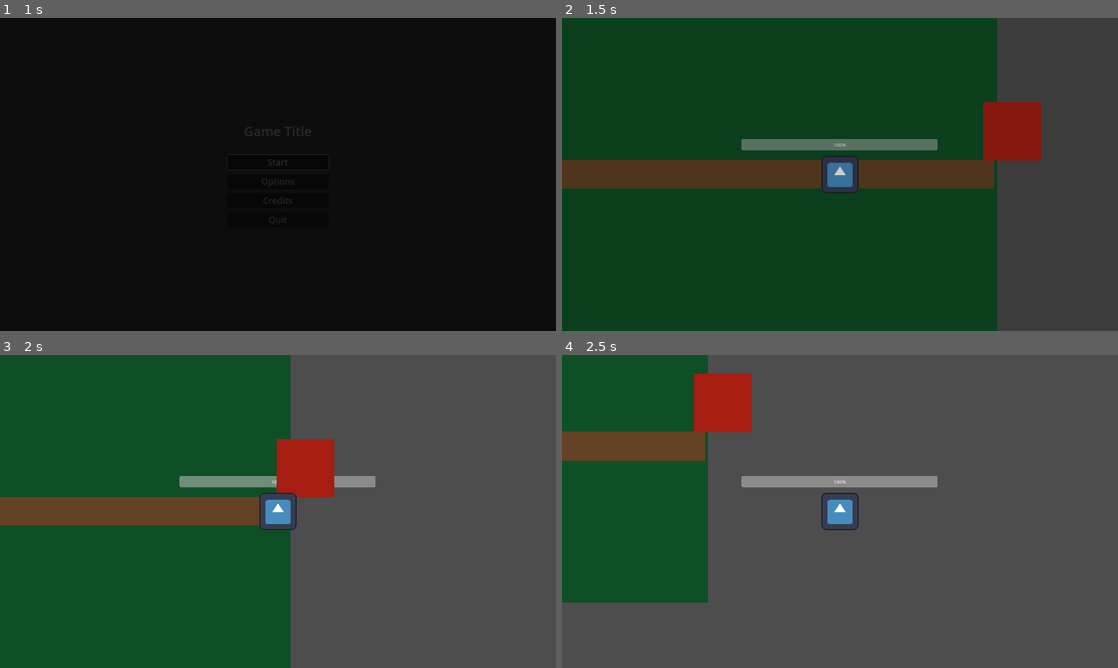
Above: before the commit, frames 1-4 (two rows, left to right).
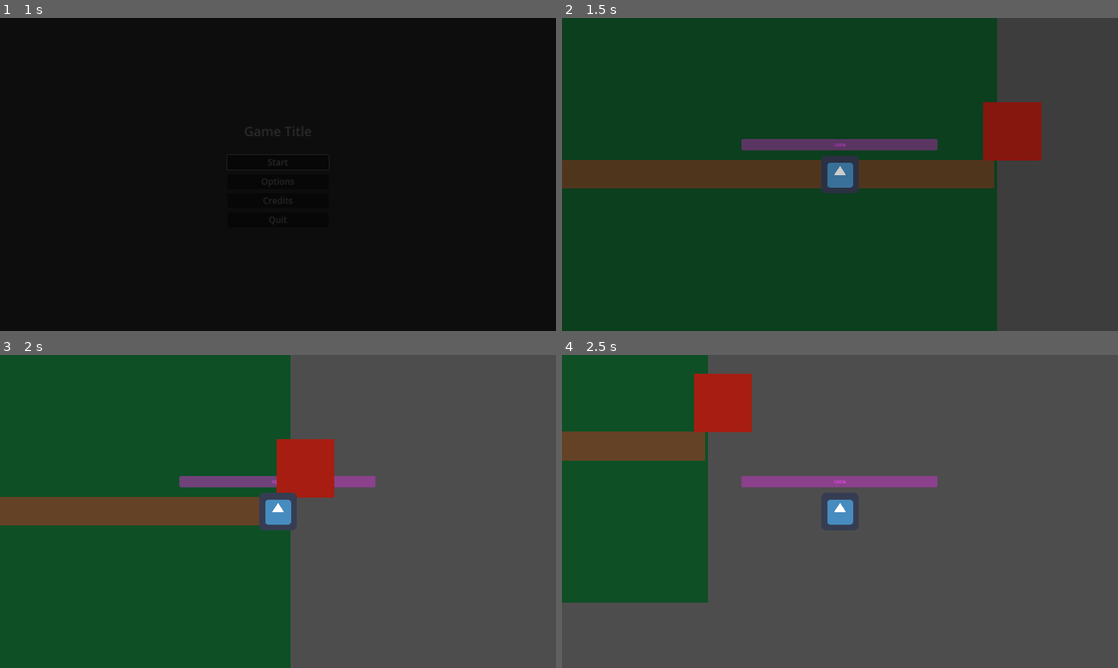
Above: after the commit, the same moments.

Repository: hsandt/ld53
Game: Godot game, scene res://scenes/main_menu_scene.tscn
Same seed, same stepped clock (60 frames per second), same inputs: the game is played once before the commit and once after it. The engine's default icon, where the game draws it, is replaced by a stand-in: a white triangle on a blue panel in a dark square.
Inputs (mouse positions are in pixels of both pictures, inside the frame that each line leads up to):
- Up to frame 1 (1 s): click "Start" at 0.5 s
- Up to frame 2 (1.5 s): tap Enter (ui_accept) at 1.25 s; move the mouse to (962, 158) at 1.27 s; hold Right (ui_right) from 1.28 s (still down); click (962, 158) at 1.42 s
- Up to frame 3 (2 s): keep holding Right (ui_right); tap Enter (ui_accept) at 1.52 s
- Up to frame 4 (2.5 s): move the mouse to (728, 527) at 2.02 s; release Right (ui_right) at 2.03 s; hold S (down) from 2.03 s (still down); tap Enter (ui_accept) at 2.27 s

Frame 1 is identical in both runs. In frame 2, 1.4% of the frame differs, in the area x 32-68%, y 38-56%; in frame 3, 1.0%; in frame 4, 1.4%.

Commit message:
[Player Character] Brighten using imported shader custom_sprite_shader.gdshader
Also changed sprite to animated sprite so it works with new script AnimatedSprite2DBrightnessController.gd

hurt_brightness can be tuned on Player Character prefab. Flash duration is still decided by Flash Timer.

Kept old flash polygon, but marked as OLD.

Diff:
--- /dev/null
+++ b/animations/player_character_sprite_frames.tres
@@ -0,0 +1,18 @@
+[gd_resource type="SpriteFrames" load_steps=3 format=3 uid="uid://bdq8so2kor0sb"]
+
+[ext_resource type="Texture2D" uid="uid://ugr2c5p0f0xg" path="res://icon_128x128.png" id="1_mjj2n"]
+
+[sub_resource type="AtlasTexture" id="AtlasTexture_vhkyo"]
+atlas = ExtResource("1_mjj2n")
+region = Rect2(0, 0, 128, 128)
+
+[resource]
+animations = [{
+"frames": [{
+"duration": 1.0,
+"texture": SubResource("AtlasTexture_vhkyo")
+}],
+"loop": true,
+"name": &"default",
+"speed": 5.0
+}]
--- /dev/null
+++ b/materials/custom_sprite_shader_material.tres
@@ -0,0 +1,9 @@
+[gd_resource type="ShaderMaterial" load_steps=2 format=3 uid="uid://r5m0e65nite5"]
+
+[ext_resource type="Shader" path="res://shaders/custom_sprite_shader.gdshader" id="1_fuwoe"]
+
+[resource]
+resource_local_to_scene = true
+shader = ExtResource("1_fuwoe")
+shader_parameter/brightness = 0.0
+shader_parameter/modulate = Color(1, 1, 1, 1)
--- a/prefabs/ingame/player_character_body_2d.tscn
+++ b/prefabs/ingame/player_character_body_2d.tscn
@@ -1,22 +1,31 @@
-[gd_scene load_steps=5 format=3 uid="uid://bft0g7ppjcvde"]
+[gd_scene load_steps=7 format=3 uid="uid://bft0g7ppjcvde"]
 
 [ext_resource type="Script" path="res://scenes/player.gd" id="1_2t2x0"]
-[ext_resource type="Texture2D" uid="uid://c3qxp140a6du3" path="res://icon.svg" id="2_c2qm0"]
+[ext_resource type="Material" uid="uid://r5m0e65nite5" path="res://materials/custom_sprite_shader_material.tres" id="1_i0yki"]
+[ext_resource type="SpriteFrames" uid="uid://bdq8so2kor0sb" path="res://animations/player_character_sprite_frames.tres" id="3_fgtjg"]
 [ext_resource type="Script" path="res://scenes/flashbox.gd" id="3_isr4f"]
+[ext_resource type="Script" path="res://scripts/visual/AnimatedSprite2DBrightnessController.gd" id="4_epfoh"]
 
 [sub_resource type="CircleShape2D" id="CircleShape2D_275y0"]
 
-[node name="PlayerCharacterBody2D" type="CharacterBody2D"]
+[node name="PlayerCharacterBody2D" type="CharacterBody2D" node_paths=PackedStringArray("animated_sprite_with_brightness_controller")]
+modulate = Color(1, 0.305882, 1, 1)
+material = ExtResource("1_i0yki")
 script = ExtResource("1_2t2x0")
+animated_sprite_with_brightness_controller = NodePath("AnimatedSprite2DBrightnessController")
 
 [node name="Camera2D" type="Camera2D" parent="."]
 
 [node name="CollisionShape2D" type="CollisionShape2D" parent="."]
 shape = SubResource("CircleShape2D_275y0")
 
-[node name="Sprite2D" type="Sprite2D" parent="."]
+[node name="AnimatedSprite2DBrightnessController" type="AnimatedSprite2D" parent="." node_paths=PackedStringArray("brighten_timer")]
 z_index = 2
-texture = ExtResource("2_c2qm0")
+material = ExtResource("1_i0yki")
+sprite_frames = ExtResource("3_fgtjg")
+frame_progress = 0.58425
+script = ExtResource("4_epfoh")
+brighten_timer = NodePath("../Flash Timer")
 
 [node name="powder_bar" type="ProgressBar" parent="."]
 offset_left = -340.0
@@ -24,13 +33,13 @@
 offset_right = 337.0
 offset_bottom = -83.0
 
-[node name="flashbox" type="Polygon2D" parent="."]
+[node name="Flash Timer" type="Timer" parent="."]
+wait_time = 0.2
+
+[node name="flashbox (OLD)" type="Polygon2D" parent="."]
 visible = false
 z_index = 5
 polygon = PackedVector2Array(-63, -61, 67, -63, 64, 69, -60, 69)
 script = ExtResource("3_isr4f")
 
-[node name="Timer" type="Timer" parent="flashbox"]
-wait_time = 0.2
-
-[connection signal="timeout" from="flashbox/Timer" to="flashbox" method="timeout"]
+[connection signal="timeout" from="Flash Timer" to="flashbox (OLD)" method="timeout"]
--- a/scenes/first_scene.tscn
+++ b/scenes/first_scene.tscn
@@ -1,8 +1,15 @@
-[gd_scene load_steps=4 format=3 uid="uid://cqo0m47fbgtp"]
+[gd_scene load_steps=6 format=3 uid="uid://cqo0m47fbgtp"]
 
 [ext_resource type="Texture2D" uid="uid://d0vvv3dcec8mu" path="res://sprites/white_square_1x1.png" id="1_pefx0"]
 [ext_resource type="PackedScene" uid="uid://frkwtmcc68xw" path="res://scenes/obstacle.tscn" id="2_ywsfa"]
 [ext_resource type="PackedScene" uid="uid://bft0g7ppjcvde" path="res://prefabs/ingame/player_character_body_2d.tscn" id="3_82xke"]
+[ext_resource type="Shader" path="res://shaders/custom_sprite_shader.gdshader" id="4_6tp5a"]
+
+[sub_resource type="ShaderMaterial" id="ShaderMaterial_ngocr"]
+resource_local_to_scene = true
+shader = ExtResource("4_6tp5a")
+shader_parameter/brightness = 0.0
+shader_parameter/modulate = Color(1, 1, 1, 1)
 
 [node name="Node2D" type="Node2D"]
 
@@ -23,3 +30,4 @@
 [node name="obstacle" parent="Map" instance=ExtResource("2_ywsfa")]
 
 [node name="PlayerCharacterBody2D" parent="." instance=ExtResource("3_82xke")]
+material = SubResource("ShaderMaterial_ngocr")
--- a/scenes/player.gd
+++ b/scenes/player.gd
@@ -1,5 +1,7 @@
 extends CharacterBody2D
 
+
+@export var animated_sprite_with_brightness_controller: AnimatedSprite2DBrightnessController
 
 #how quickly the player recovers from impacts to full speed
 @export var powder = 100
@@ -8,9 +10,14 @@
 var current_speed = top_speed
 @export var steer_speed = 500
 
+## Brightness set when hurt
+@export var hurt_brightness: float = 0.5
+
+
 func hurt(damage):
 	powder -= damage
-	$flashbox.flash()
+	# Flash for the duration set in Flash Timer
+	animated_sprite_with_brightness_controller.set_brightness_for_duration(hurt_brightness)
 	current_speed*=0.5
 
 func _process(delta):
--- /dev/null
+++ b/scripts/visual/AnimatedSprite2DBrightnessController.gd
@@ -0,0 +1,106 @@
+class_name AnimatedSprite2DBrightnessController
+extends AnimatedSprite2D
+## This script allows us to set shader parameters "brightness" and "modulate"
+## on the animated sprite material, which should use the shader custom_sprite_shader.gdshader.
+## The reason we don't use the native CanvasItem modulate is that it won't work
+## with our custom shader, which defines a custom "modulate" parameter with the same effect.
+
+
+## Timer used to change brightness for a given duration
+@export var brighten_timer: Timer
+
+## When true, update material brightness to match state variable every frame
+## When false, reset brightness
+## You can set this to true via code of animation
+@export var override_brightness: bool
+
+## When update_brightness is true, this is used to update the shader material
+## brightness parameter
+## You can set this to true via code of animation
+@export var target_brightness: float
+
+## When true, update material custom modulate to match state variable every frame
+## When false, reset modulate
+## You can set this to true via code of animation
+@export var override_modulate: bool
+
+## When update_brightness is true, this is used to update the shader material
+## custom modulate parameter
+## You can set this to true via code of animation
+@export var target_modulate: Color
+
+## Flag that tracks whether override_brightness was true last frame
+## to detect when it becomes false, so we can reset properties to reach a clean state
+var was_overriding_brightness: bool;
+
+## Flag that tracks whether override_modulate was true last frame
+## to detect when it becomes false, so we can reset properties to reach a clean state
+var was_overriding_modulate: bool;
+
+## Shader Material
+## Each entity should have its own material instance
+## If you share the same material via scene inheritance or resource reference,
+## make sure to check Material > Resource > Local to Scene so it auto-generates
+## unique instances (even at edit time)
+@onready var shader_material = material as ShaderMaterial
+
+
+func _ready():
+	initialize()
+	setup()
+
+
+func initialize():
+	assert(brighten_timer, "brighten_timer is not set on %s" % get_path())
+
+	var _err = brighten_timer.timeout.connect(_on_brighten_timer_timeout)
+
+
+func setup():
+	override_brightness = false
+	target_brightness = 0.0
+	was_overriding_brightness = false
+
+	override_modulate = false
+	target_modulate = Color.WHITE
+	was_overriding_modulate = false
+
+	# On first frame and after restart, was_overriding_brightness/modulate is false
+	# so _process will not clear brightness/modulate, so do clear it now
+	if shader_material:
+		shader_material.set_shader_parameter("brightness", 0.0)
+		shader_material.set_shader_parameter("modulate", Color.WHITE)
+
+
+func _process(_delta):
+	if override_brightness:
+		if shader_material:
+			shader_material.set_shader_parameter("brightness", target_brightness)
+	elif was_overriding_brightness:
+		if shader_material:
+			shader_material.set_shader_parameter("brightness", 0)
+
+	was_overriding_brightness = override_brightness
+
+	if override_modulate:
+		if shader_material:
+			shader_material.set_shader_parameter("modulate", target_modulate)
+	elif was_overriding_modulate:
+		if shader_material:
+			shader_material.set_shader_parameter("modulate", Color.WHITE)
+
+	was_overriding_modulate = override_modulate
+
+
+## Enable brightness override and set target brightness for passed duration
+## If no duration is passed, use brighten timer default duration
+func set_brightness_for_duration(brightness: float, duration: float = -1):
+	brighten_timer.start(duration)
+	override_brightness = true
+	target_brightness = brightness
+
+
+## Callback for brighten timer timeout: clear override brightness
+func _on_brighten_timer_timeout():
+	override_brightness = false
+	target_brightness = 0.0
--- /dev/null
+++ b/shaders/custom_sprite_shader.gdshader
@@ -0,0 +1,99 @@
+shader_type canvas_item;
+
+uniform float brightness : hint_range(0.0, 1.0) = 0.0;
+
+// Custom modulate parameter, set it instead of native modulate which is currently
+// hard to retrieve properly
+// See https://github.com/godotengine/godot/issues/49781
+uniform vec4 modulate : source_color = vec4(1.0);
+
+// Source: https://www.shadertoy.com/view/wt23Rt
+// which itself uses several sources, but adapted the code each time
+// For rgb2hsl, we chose a direct implementation not going through HSV
+// to avoid issues with pure black & white becoming black at any brightness.
+// For hsl2rgb, most versions work fine as it's much more simple.
+
+vec3 saturate(vec3 v){
+	return clamp(v,0.,1.);
+}
+
+// Hue to RGB (red, green, blue).
+// Source: https://github.com/tobspr/GLSL-Color-Spaces/blob/master/ColorSpaces.inc.glsl
+vec3 hue2rgb(float hue){
+	hue=fract(hue);
+	return saturate(vec3(
+		abs(hue*6.-3.)-1.,
+		2.-abs(hue*6.-2.),
+		2.-abs(hue*6.-4.)
+	));
+}
+
+// RGB to HSL (hue, saturation, lightness/luminance).
+// Source: https://gist.github.com/yiwenl/745bfea7f04c456e0101
+// (adapted)
+vec3 rgb2hsl(vec3 c){
+	float cMin=min(min(c.r,c.g),c.b),
+		  cMax=max(max(c.r,c.g),c.b),
+		  delta=cMax-cMin;
+	vec3 hsl=vec3(0.,0.,(cMax+cMin)/2.);
+	if(delta!=0.0){ //If it has chroma and isn't gray.
+		if(hsl.z<.5){
+			hsl.y=delta/(cMax+cMin); //Saturation.
+		}else{
+			hsl.y=delta/(2.-cMax-cMin); //Saturation.
+		}
+		float deltaR=(((cMax-c.r)/6.)+(delta/2.))/delta,
+			  deltaG=(((cMax-c.g)/6.)+(delta/2.))/delta,
+			  deltaB=(((cMax-c.b)/6.)+(delta/2.))/delta;
+		//Hue.
+		if(c.r==cMax){
+			hsl.x=deltaB-deltaG;
+		}else if(c.g==cMax){
+			hsl.x=(1./3.)+deltaR-deltaB;
+		}else{ //if(c.b==cMax){
+			hsl.x=(2./3.)+deltaG-deltaR;
+		}
+		hsl.x=fract(hsl.x);
+	}
+	return hsl;
+}
+
+// HSL to RGB.
+// Source: https://github.com/Jam3/glsl-hsl2rgb/blob/master/index.glsl
+// (adapted to use hue2rgb)
+vec3 hsl2rgb(vec3 hsl){
+	if(hsl.y==0.){
+		return vec3(hsl.z); //Luminance.
+	}else{
+		float b;
+		if(hsl.z<.5){
+			b=hsl.z*(1.+hsl.y);
+		}else{
+			b=hsl.z+hsl.y-hsl.y*hsl.z;
+		}
+		float a=2.*hsl.z-b;
+		return a+hue2rgb(hsl.x)*(b-a);
+	}
+}
+
+void fragment() {
+	// Retrieve texture color
+	vec4 tex = texture(TEXTURE, UV);
+
+	// Convert RGB to HSL
+	vec3 hsl = rgb2hsl(tex.rgb);
+
+	// Increase lightness based on brightness parameter
+	float lightness = hsl.z;
+	lightness = mix(lightness, 1, brightness);
+	hsl.z = lightness;
+
+	// Convert HSL back to RGB
+	vec3 brightened_color = hsl2rgb(hsl);
+
+	// Inject texture alpha
+	vec4 col = vec4(brightened_color, tex.a);
+
+	// Apply custom modulate parameter
+	COLOR = col * modulate;
+}
